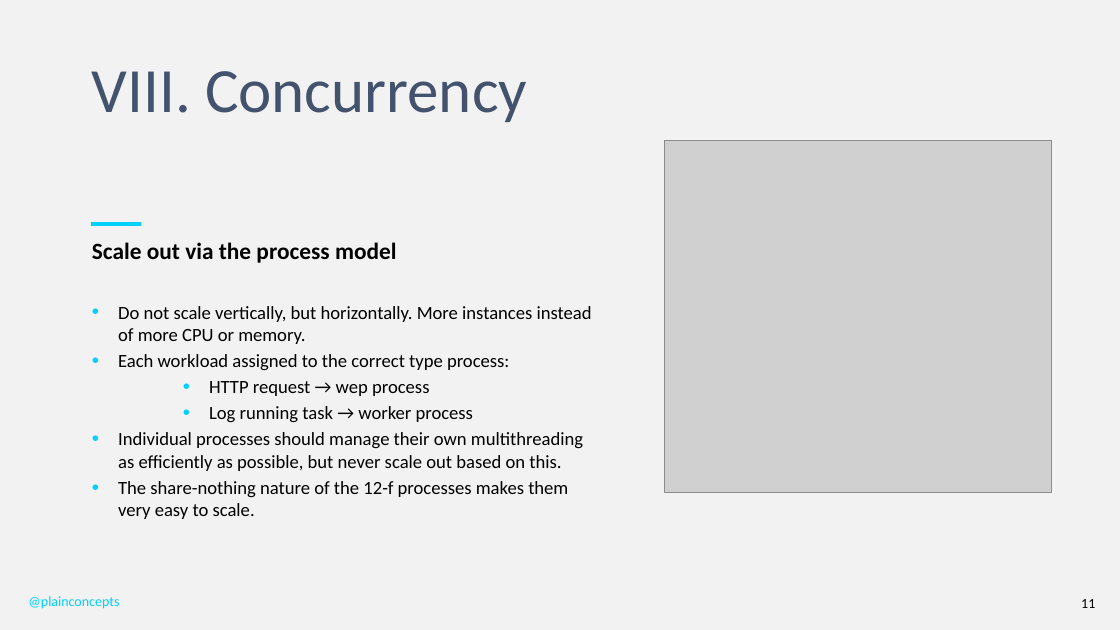
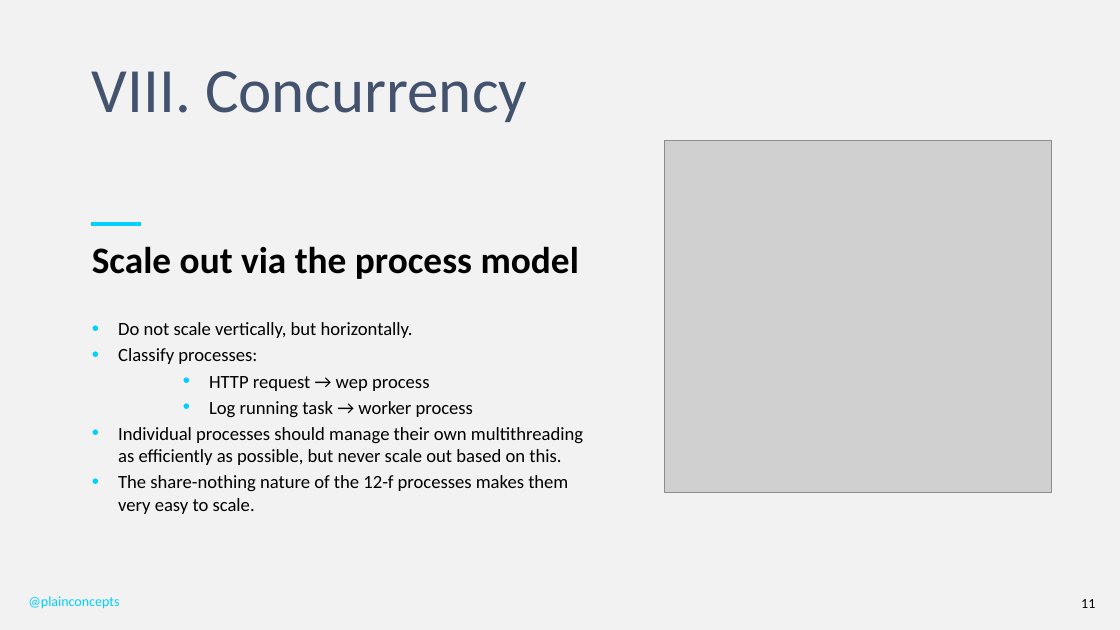
Before and after one commit to PlainConcepts/NetCore-Docker-Workshop, a slide deck: slide 11 of Docu/TheTwelveFactorApp.pptx. Drawn at 1120x630 pixels with LibreOffice and Linux fonts; fonts in the diff are those of the drawing; grey boxes stand for pictures; background and template pictures are left out. Boxes give left, top, right and bottom in pixels: in the first picture for what was removed or moved away, otherwise in the second. Text is boxed around its words. In the diff, an @@ line names an element or a change of style, - is before the commit and + after.

```diff
--- a/Docu/TheTwelveFactorApp.pptx
+++ b/Docu/TheTwelveFactorApp.pptx
@@ text at [92, 246, 579, 279]: size 20 to 32 pt in "Scale out via the process model"; more space between paragraphs @@
@@ text at [118, 322, 413, 364]: text changed @@
-• Do not scale vertically, but horizontally. More instances instead of more CPU or memory.
-• Each workload assigned to the correct type process:
+• Do not scale vertically, but horizontally.
+• Classify processes:
```
Also in this commit, not shown: 11 other slides changed.
